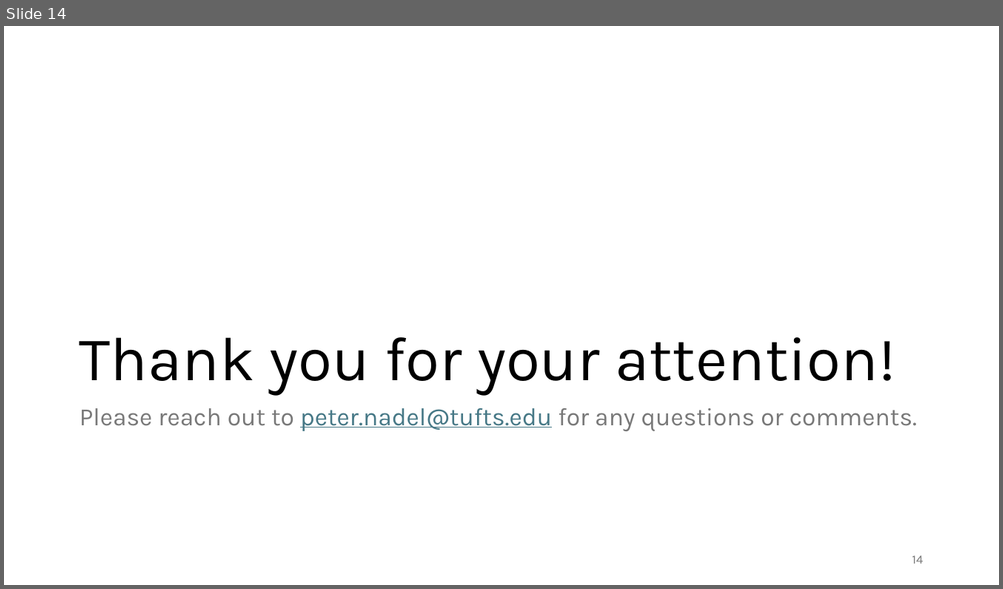
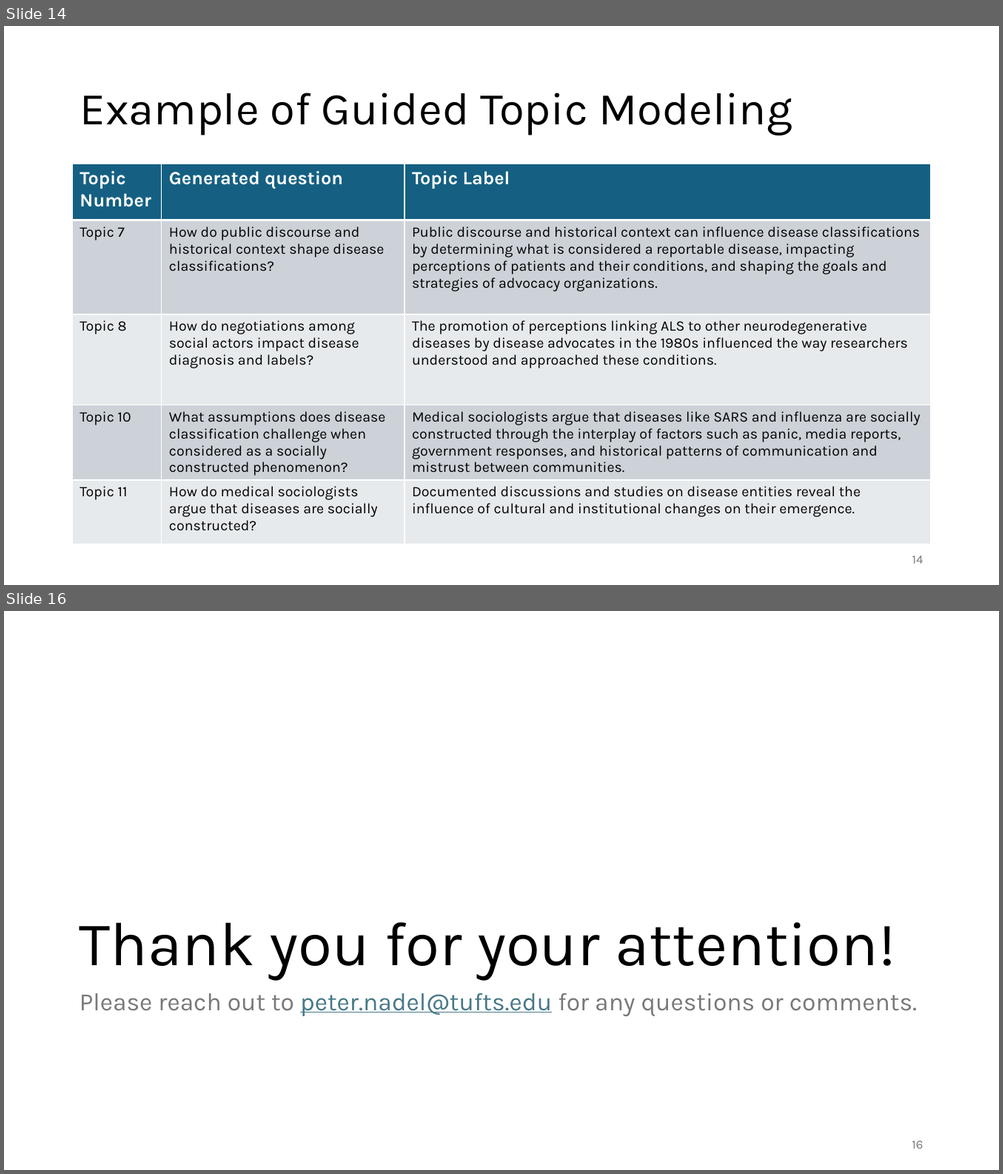
Before and after one commit to pnadelofficial/guided_topic_modeling, a slide deck: GuidedTopicModelBostonDH2024.pptx. Shown one above the other, each under a label of ours: slide 14 before the commit, slides 14 and 16 after it; the slides between them are not shown. The pictures are 1003x589 and 1003x1174 pixels, drawn with LibreOffice and Linux fonts; fonts in the diff are those of the drawing. Boxes give left, top, right and bottom in pixels: in the first picture for what was removed or moved away, otherwise in the second. Text is boxed around its words. In the diff, an @@ line names an element or a change of style, - is before the commit and + after.

```diff
--- a/GuidedTopicModelBostonDH2024.pptx
+++ b/GuidedTopicModelBostonDH2024.pptx
@@ slide 14 added at <box>4,26,999,585</box>, background #FFFFFF @@
@@ title added at <box>79,93,791,136</box>, 44 pt, text #000000 @@
+Example of Guided Topic Modeling
@@ table added at <box>73,164,931,547</box>, 5 rows, 3 columns @@
+Topic Number | Generated question | Topic Label
+Topic 7 | How do public discourse and historical context shape disease classifications? | Public discourse and historical context can influence disease classifications by determining what is considered a reportable disease, impacting perceptions of patients and their conditions, and shaping the goals and strategies of advocacy organizations.
+Topic 8 | How do negotiations among social actors impact disease diagnosis and labels? | The promotion of perceptions linking ALS to other neurodegenerative diseases by disease advocates in the 1980s influenced the way researchers understood and approached these conditions.
+Topic 10 | What assumptions does disease classification challenge when considered as a socially constructed phenomenon? | Medical sociologists argue that diseases like SARS and influenza are socially constructed through the interplay of factors such as panic, media reports, government responses, and historical patterns of communication and mistrust between communities.
+Topic 11 | How do medical sociologists argue that diseases are socially constructed? | Documented discussions and studies on disease entities reveal the influence of cultural and institutional changes on their emergence.
@@ page number added at <box>912,556,923,564</box>, 12 pt, text #797979 @@
+14
@@ what was slide 14 is now slide 16 @@
@@ page number at <box>911,1141,922,1149</box>: text changed @@
-14
+16
```
Also in this commit, not shown: 3 slides changed, 1 other slide added.
